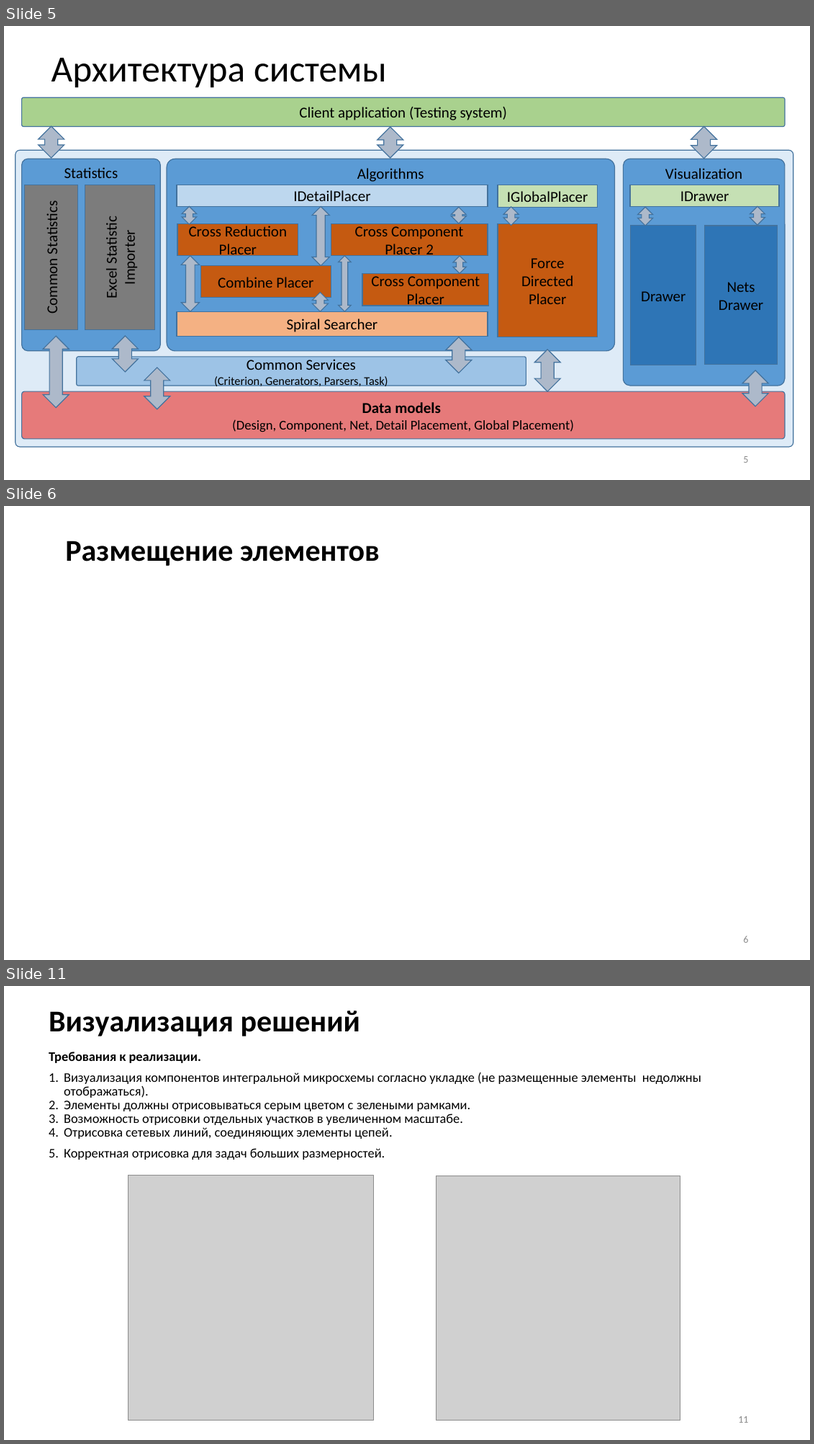
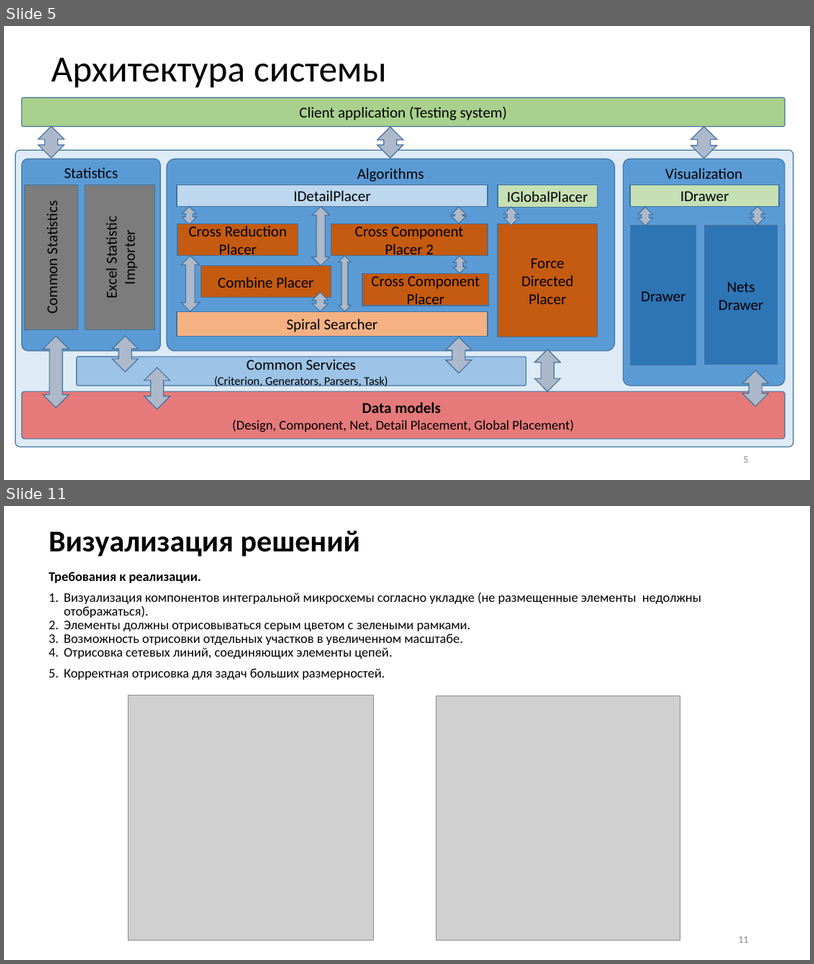
Before and after one commit to SergeyRyzhov/EP, a slide deck: documents/Презентация.pptx. Shown one above the other, each under a label of ours: slides 5, 6 and 11 before the commit, slides 5 and 11 after it; the slides between them are not shown. The pictures are 814x1444 and 814x964 pixels, drawn with LibreOffice and Linux fonts; fonts in the diff are those of the drawing; grey boxes stand for pictures. Boxes give left, top, right and bottom in pixels: in the first picture for what was removed or moved away, otherwise in the second. Text is boxed around its words. In the diff, an @@ line names an element or a change of style, - is before the commit and + after.

```diff
--- a/documents/Презентация.pptx
+++ b/documents/Презентация.pptx
@@ slide 6 removed at <box>4,506,810,960</box>, background #FFFFFF @@
@@ title removed at <box>65,541,380,566</box> @@
-Размещение элементов
@@ page number removed at <box>743,936,748,942</box> @@
-6
```
Also in this commit, not shown: 8 slides changed, 6 slides added, 1 other slide removed, 1 other file.
